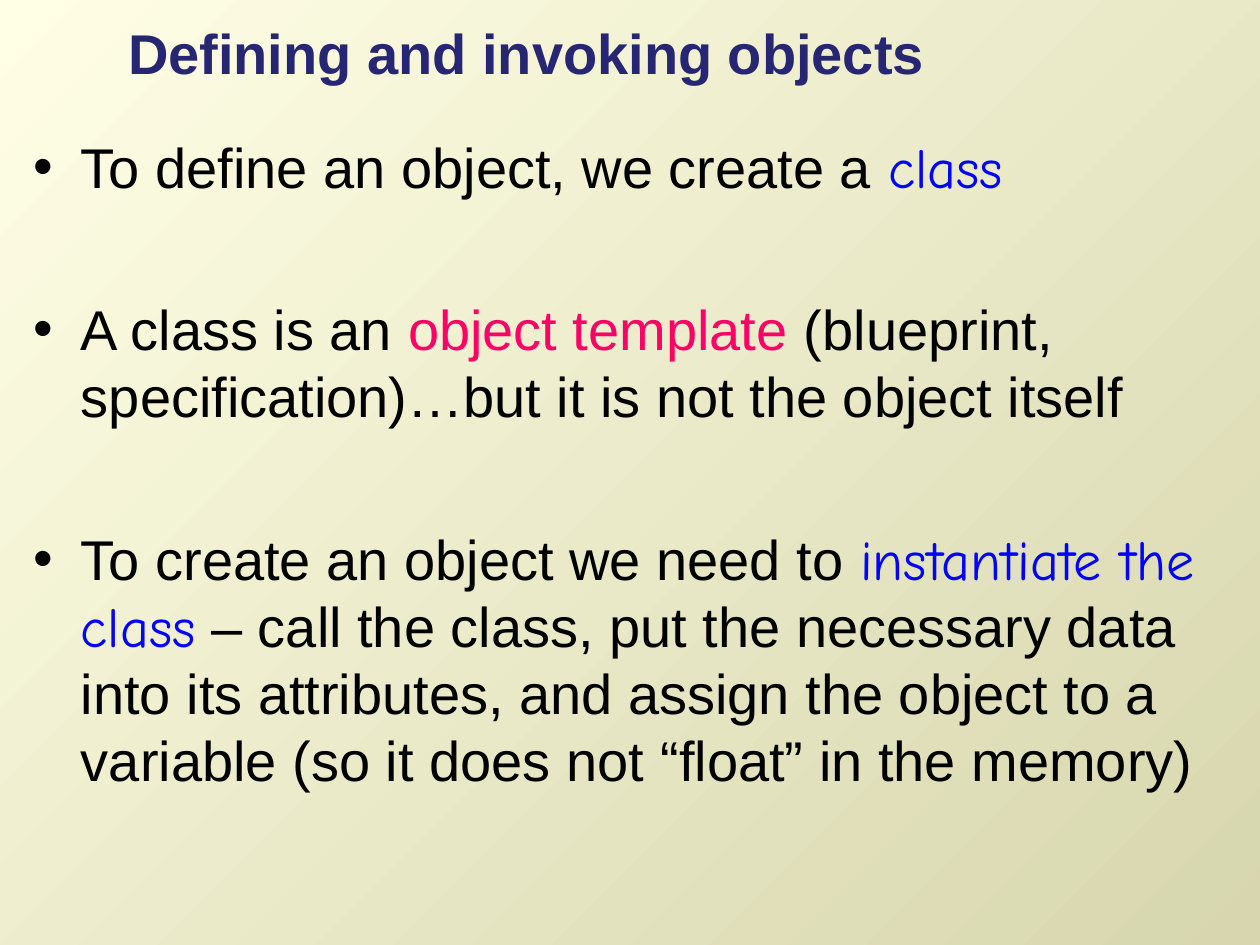
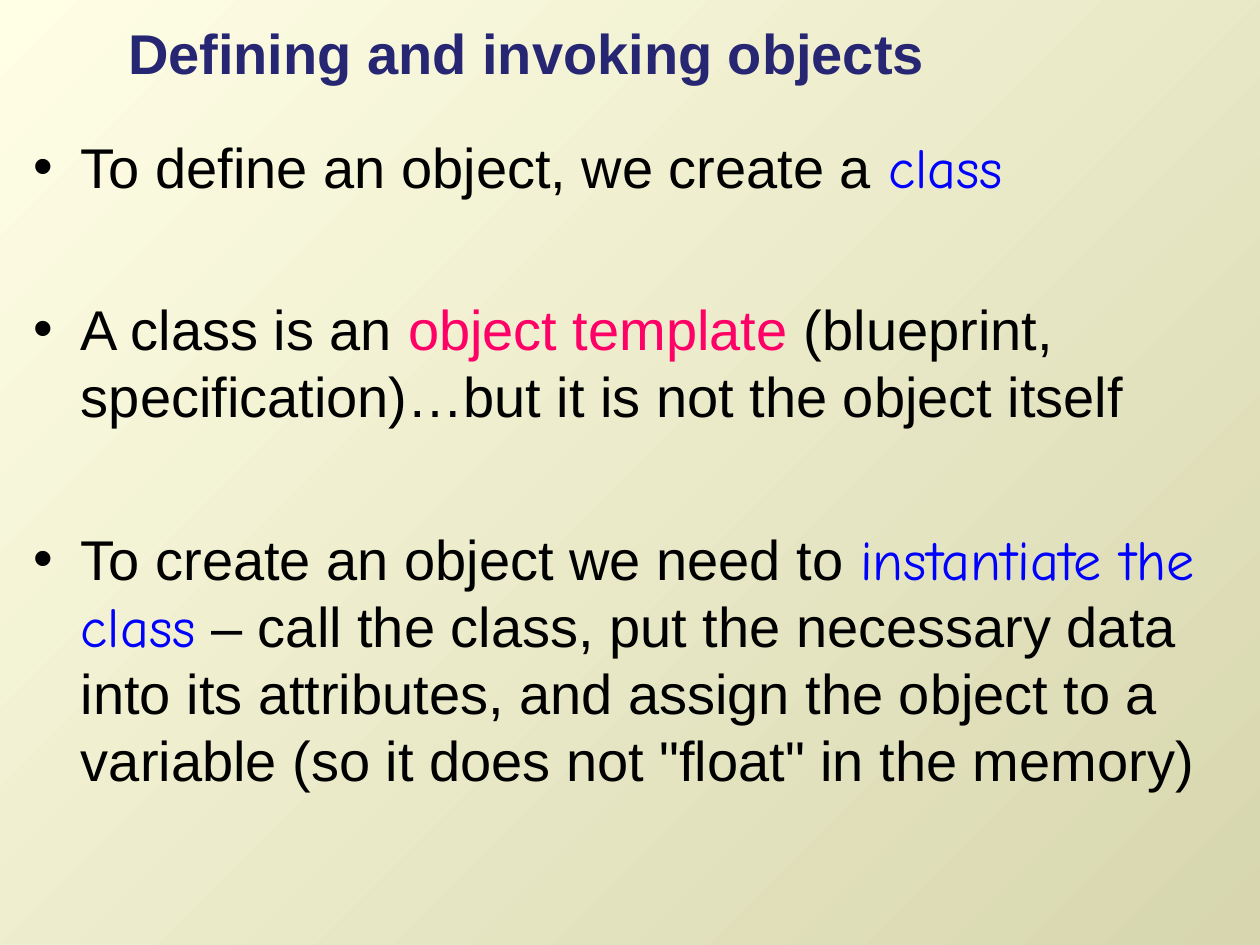
Before and after one commit to lgtateos/gis540, a slide deck: slide 15 of slides/classes.ppt. Drawn at 1260x945 pixels with LibreOffice and Linux fonts; fonts in the diff are those of the drawing. Boxes give left, top, right and bottom in pixels: in the first picture for what was removed or moved away, otherwise in the second. Text is boxed around its words. In the diff, an @@ line names an element or a change of style, - is before the commit and + after.

```diff
--- a/slides/classes.ppt
+++ b/slides/classes.ppt
@@ text at (81, 539, 1194, 792): text changed @@
-• To create an object we need to instantiate the class – call the class, put the necessary data into its attributes, and assign the object to a variable (so it does not “float” in the memory)
+• To create an object we need to instantiate the class – call the class, put the necessary data into its attributes, and assign the object to a variable (so it does not "float" in the memory)
```
Also in this commit, not shown: 15 other slides changed.
